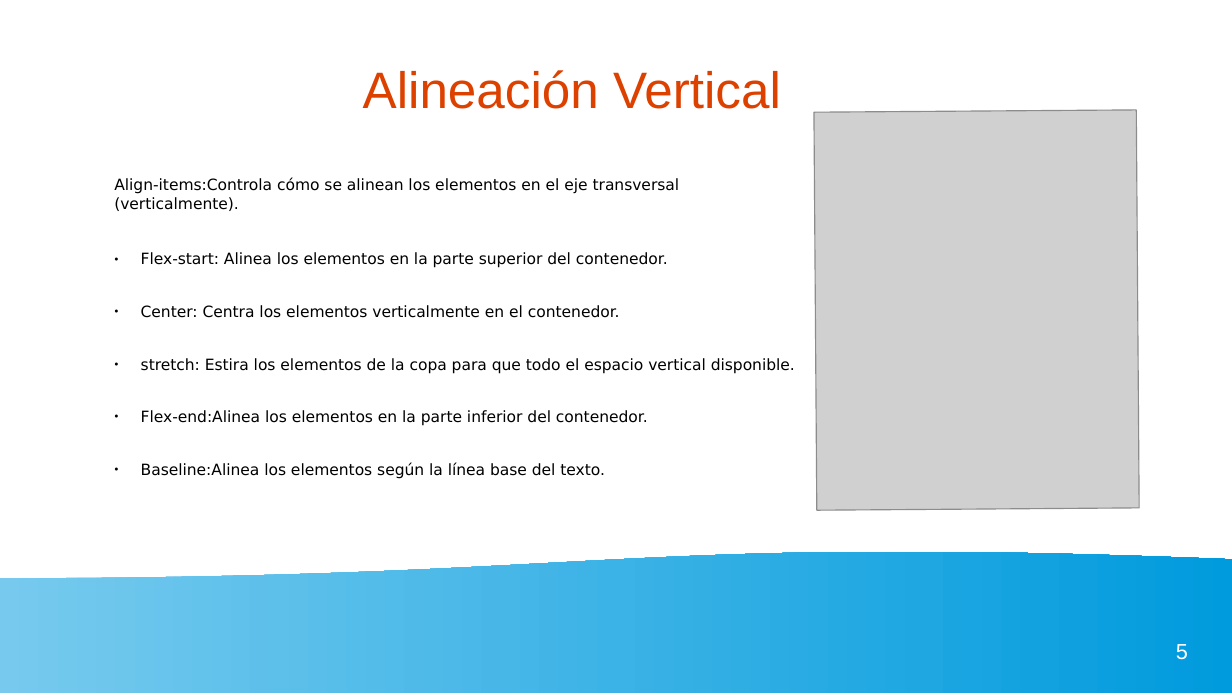
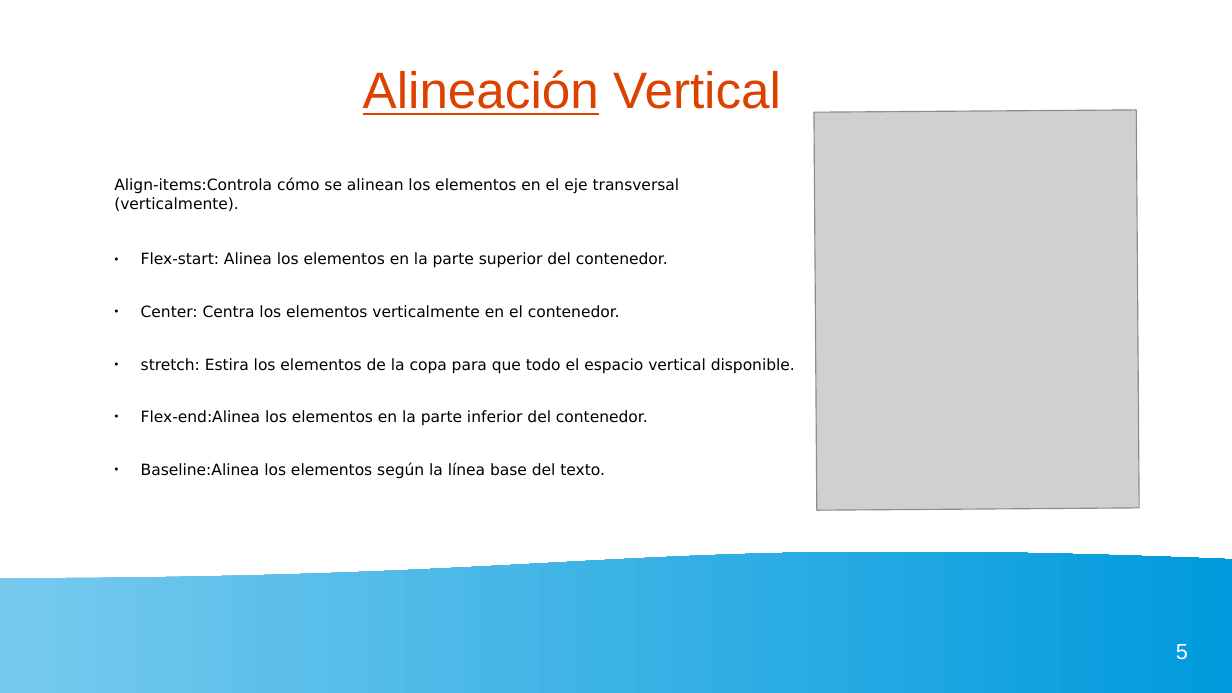
Before and after one commit to gaizkamg/HTML-CSS-Entregable, a slide deck: slide 5 of Presentacion/presentacion-flexbox.odp. Drawn at 1232x693 pixels with LibreOffice and Linux fonts; fonts in the diff are those of the drawing; grey boxes stand for pictures. Boxes give left, top, right and bottom in pixels: in the first picture for what was removed or moved away, otherwise in the second. Text is boxed around its words. In the diff, an @@ line names an element or a change of style, - is before the commit and + after.

```diff
--- a/Presentacion/presentacion-flexbox.odp
+++ b/Presentacion/presentacion-flexbox.odp
@@ title "Alineación Vertical" at (363, 70, 781, 115): underline on in "Alineación" @@
```
Also in this commit, not shown: 2 other files.
